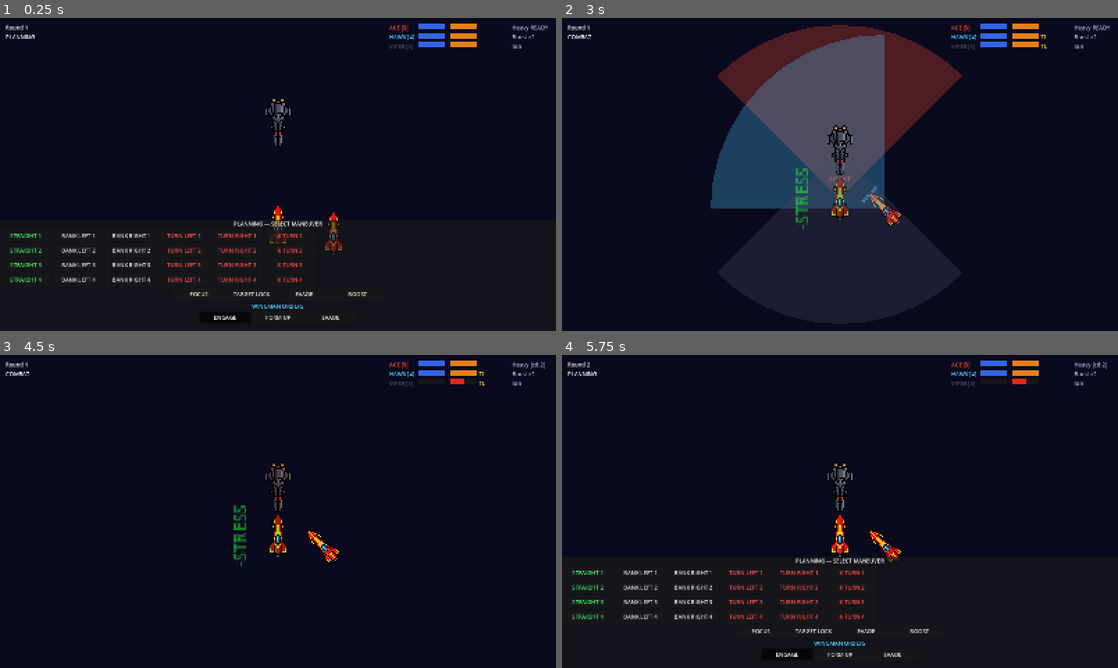
Above: before the commit, frames 1-4 (two rows, left to right).
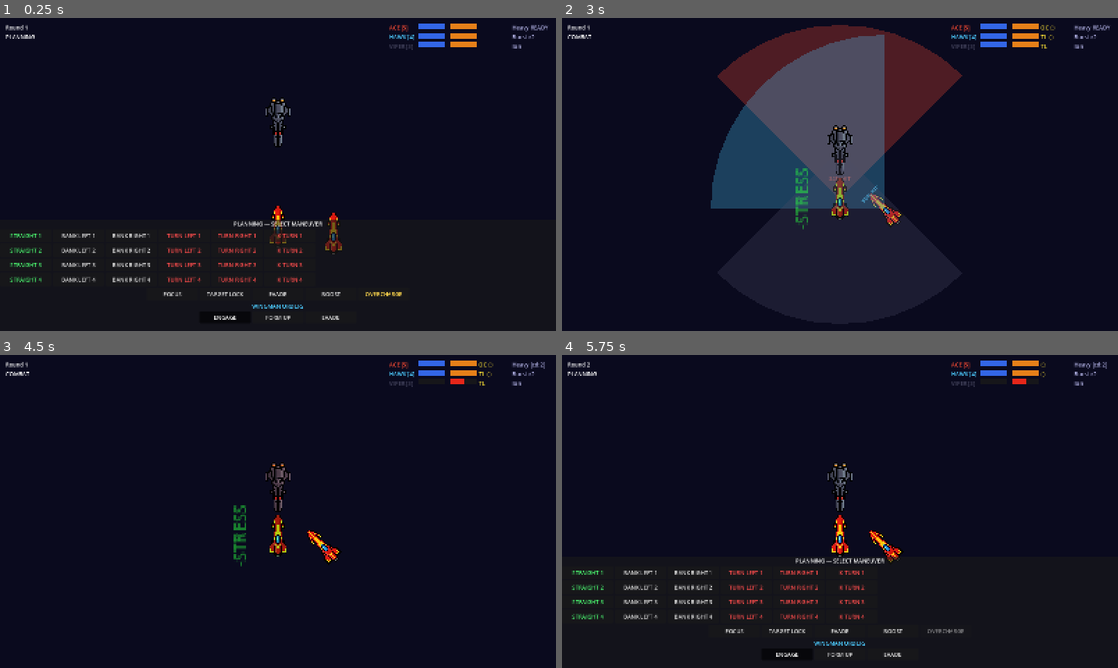
Above: after the commit, the same moments.

Repository: kavemankai/JaggedBuild
Game: Godot game, scene res://scenes/Main.tscn
Same seed, same stepped clock (60 frames per second), same inputs: the game is played once before the commit and once after it.
Inputs (mouse positions are in pixels of both pictures, inside the frame that each line leads up to):
- Up to frame 1 (0.25 s): no input
- Up to frame 2 (3 s): click (945, 293) at 0.5 s, where only the run after the commit has a clickable "OVERCHARGE"; click "STRAIGHT 1" at 1.25 s; tap Enter at 2 s; move the mouse to (962, 158) at 2.02 s; move the mouse to (728, 190) at 2.77 s
- Up to frame 3 (4.5 s): tap Space at 3.5 s; move the mouse to (333, 442) at 3.52 s; tap Enter at 4.25 s; move the mouse to (250, 574) at 4.27 s
- Up to frame 4 (5.75 s): tap Space at 5 s; move the mouse to (1006, 558) at 5.02 s

The runs differ from the first frame. In frame 1, 0.4% of the frame differs, in the area x 29-73%, y 87-89%; in frame 2, less than 0.1%; in frame 3, less than 0.1%; in frame 4, 0.4%, in the area x 29-87%, y 2-89%.

Commit message:
Gates 12-13: Formation bonus and pilot abilities
Gate 12 - Formation:
- Allied ships within range gain a defensive bonus (-12% incoming hit)
- Formation state recomputed each combat; HUD shows hexagon marker
- Visual cyan tether drawn between formed-up allies

Gate 13 - Pilot abilities:
- Passives: MARKSMAN (+hit), EVASIVE (-incoming hit), STALWART (+1 hull), STEADY (+nerve)
- Active abilities (once per battle, usable while stressed): OVERCHARGE (+2 atk this round), BARREL_ROLL (evade + clear 1 stress)
- ABILITY action button added to SelectionPanel; AI uses abilities tactically
- ACE: OVERCHARGE, HAWK: EVASIVE+BARREL_ROLL, VIPER: MARKSMAN

Co-Authored-By: Claude Sonnet 4.6 <noreply@anthropic.com>

Diff:
--- a/scripts/AIController.gd
+++ b/scripts/AIController.gd
@@ -35,12 +35,22 @@
 
 
 func select_action(ai_ship: Ship, ships: Array) -> String:
+	var enemy := _nearest_enemy(ai_ship, ships)
+	var in_arc: bool = enemy != null and ManeuverSystem.is_in_firing_arc(ai_ship, enemy)
+
+	# Active ability (may be used while stressed)
+	if ai_ship.has_active_ability() and not ai_ship.ability_used:
+		var ab: String = ai_ship.get_active_ability()
+		if ab == "BARREL_ROLL" and ai_ship.stress > 0:
+			return "ABILITY"
+		if ab == "OVERCHARGE" and in_arc and ai_ship.stress == 0:
+			return "ABILITY"
+
 	if ai_ship.stress > 0 or ai_ship.is_ionized():
 		return ""
 	if ai_ship.order == "EVADE":
 		return "EVADE"
-	var enemy := _nearest_enemy(ai_ship, ships)
-	if enemy != null and ManeuverSystem.is_in_firing_arc(ai_ship, enemy):
+	if in_arc:
 		return "TARGET_LOCK" if ai_ship.target_lock == null else "FOCUS"
 	return "FOCUS"
 
--- a/scripts/ActionSystem.gd
+++ b/scripts/ActionSystem.gd
@@ -4,7 +4,8 @@
 func execute_actions(ships: Array) -> void:
 	for ship in ships:
 		var s: Ship = ship as Ship
-		if s.is_destroyed or s.stress > 0:
+		# Stressed ships may still trigger an active ability, but no other action.
+		if s.is_destroyed or (s.stress > 0 and s.selected_action != "ABILITY"):
 			s.selected_action = ""
 			continue
 		match s.selected_action:
@@ -16,6 +17,8 @@
 				s.target_lock = _nearest_enemy(s, ships)
 			"BOOST":
 				await _execute_boost(s)
+			"ABILITY":
+				_execute_ability(s)
 		s.selected_action = ""
 
 
@@ -33,6 +36,19 @@
 	return best
 
 
+func _execute_ability(ship: Ship) -> void:
+	if ship.ability_used:
+		return
+	match ship.get_active_ability():
+		"OVERCHARGE":
+			ship.overcharged = true
+		"BARREL_ROLL":
+			ship.evade_token = true
+			if ship.stress > 0:
+				ship.stress -= 1
+	ship.ability_used = true
+
+
 func _execute_boost(ship: Ship) -> void:
 	var boost_m := Maneuver.new()
 	boost_m.bearing = "STRAIGHT"
--- a/scripts/CombatSystem.gd
+++ b/scripts/CombatSystem.gd
@@ -15,6 +15,13 @@
 const BURST_ATK_RATIO: float = 0.6
 const HEAVY_DAMAGE: int = 3
 const HEAVY_COOLDOWN_TURNS: int = 2
+
+const FORMATION_RANGE: float = 190.0
+const FORMATION_DEF_BONUS: float = 0.12
+
+const MARKSMAN_BONUS: float = 0.08
+const EVASIVE_BONUS: float = 0.08
+const OVERCHARGE_ATK: int = 2
 
 
 func calculate_hit_chance(attacker: Ship, defender: Ship, atk_override: int = -1) -> float:
@@ -55,6 +62,14 @@
 		final_chance -= EVADE_TOKEN_REDUCTION
 	if defender.focus_token:
 		final_chance -= FOCUS_EVADE_BONUS
+	if defender.in_formation:
+		final_chance -= FORMATION_DEF_BONUS
+
+	# Passive perks
+	if attacker.get_passive() == "MARKSMAN":
+		final_chance += MARKSMAN_BONUS
+	if defender.get_passive() == "EVASIVE":
+		final_chance -= EVASIVE_BONUS
 
 	return clampf(final_chance, HIT_CHANCE_MIN, HIT_CHANCE_MAX)
 
@@ -81,9 +96,10 @@
 		return []
 	var w: Weapon = attacker.weapon as Weapon
 	var wtype: Weapon.Type = w.weapon_type if w != null else Weapon.Type.CANNONS
+	var oc: int = OVERCHARGE_ATK if attacker.overcharged else 0
 	match wtype:
 		Weapon.Type.BURST:
-			var burst_atk: int = maxi(1, floori(float(attacker.attack) * BURST_ATK_RATIO))
+			var burst_atk: int = maxi(1, floori(float(attacker.attack) * BURST_ATK_RATIO)) + oc
 			var chance: float = calculate_hit_chance(attacker, defender, burst_atk)
 			return [
 				{"chance": chance, "damage": 1, "ion": 0, "hit": false},
@@ -92,11 +108,11 @@
 		Weapon.Type.HEAVY:
 			if attacker.heavy_cooldown > 0:
 				return []
-			return [{"chance": calculate_hit_chance(attacker, defender), "damage": HEAVY_DAMAGE, "ion": 0, "hit": false}]
+			return [{"chance": calculate_hit_chance(attacker, defender, attacker.attack + oc), "damage": HEAVY_DAMAGE, "ion": 0, "hit": false}]
 		Weapon.Type.ION:
-			return [{"chance": calculate_hit_chance(attacker, defender), "damage": 1, "ion": 1, "hit": false}]
+			return [{"chance": calculate_hit_chance(attacker, defender, attacker.attack + oc), "damage": 1, "ion": 1, "hit": false}]
 		_:  # CANNONS default
-			return [{"chance": calculate_hit_chance(attacker, defender), "damage": 1, "ion": 0, "hit": false}]
+			return [{"chance": calculate_hit_chance(attacker, defender, attacker.attack + oc), "damage": 1, "ion": 0, "hit": false}]
 
 
 func _display_chance(shots: Array) -> float:
@@ -115,6 +131,16 @@
 	return "RELOADING [%d]" % ship.heavy_cooldown
 
 
+func _has_nearby_ally(ship: Ship, ships: Array) -> bool:
+	for s in ships:
+		var t: Ship = s as Ship
+		if t == ship or t.is_destroyed or t.team != ship.team:
+			continue
+		if ship.global_position.distance_to(t.global_position) <= FORMATION_RANGE:
+			return true
+	return false
+
+
 func pick_target(shooter: Ship, ships: Array) -> Ship:
 	var best: Ship = null
 	var best_dist: float = INF
@@ -136,11 +162,12 @@
 	if alive.size() < 2:
 		return
 
-	# Tick heavy weapon cooldowns
+	# Tick heavy weapon cooldowns and recompute formation state
 	for s in alive:
 		var sh: Ship = s as Ship
 		if sh.heavy_cooldown > 0:
 			sh.heavy_cooldown -= 1
+		sh.in_formation = _has_nearby_ally(sh, ships)
 
 	# Each shooter picks a target and builds its shots
 	var engagements: Array = []  # { shooter, target, shots, used_lock }
@@ -199,6 +226,7 @@
 		var sh: Ship = s as Ship
 		sh.focus_token = false
 		sh.evade_token = false
+		sh.overcharged = false
 	for e in engagements:
 		if e.used_lock:
 			e.shooter.target_lock = null
--- a/scripts/HUD.gd
+++ b/scripts/HUD.gd
@@ -147,6 +147,10 @@
 		parts.append("E")
 	if ship.target_lock != null:
 		parts.append("TL")
+	if ship.overcharged:
+		parts.append("OC")
+	if ship.in_formation:
+		parts.append("⬡")
 	return " ".join(parts)
 
 
--- a/scripts/Main.gd
+++ b/scripts/Main.gd
@@ -50,6 +50,7 @@
 	player_pilot.accuracy = 1.1
 	player_pilot.agility = 1.0
 	player_pilot.nerve = 0.3
+	player_pilot.active_ability = "OVERCHARGE"
 	player_ship.pilot = player_pilot
 
 	var wing_pilot := Pilot.new()
@@ -58,6 +59,8 @@
 	wing_pilot.accuracy = 1.0
 	wing_pilot.agility = 1.0
 	wing_pilot.nerve = 0.2
+	wing_pilot.passive = "EVASIVE"
+	wing_pilot.active_ability = "BARREL_ROLL"
 	wing_ship.pilot = wing_pilot
 
 	var ai_pilot := Pilot.new()
@@ -66,7 +69,11 @@
 	ai_pilot.accuracy = 1.0
 	ai_pilot.agility = 1.1
 	ai_pilot.nerve = 0.1
+	ai_pilot.passive = "MARKSMAN"
 	ai_ship.pilot = ai_pilot
+
+	for ship in [player_ship, wing_ship, ai_ship]:
+		(ship as Ship).apply_setup_passives()
 
 	_ships = [player_ship, wing_ship, ai_ship]
 
@@ -94,6 +101,21 @@
 		selection_panel.force_ion_confirm()
 
 
+func _process(_delta: float) -> void:
+	queue_redraw()
+
+
+func _draw() -> void:
+	for i in range(_ships.size()):
+		for j in range(i + 1, _ships.size()):
+			var a: Ship = _ships[i] as Ship
+			var b: Ship = _ships[j] as Ship
+			if a.is_destroyed or b.is_destroyed or a.team != b.team:
+				continue
+			if a.global_position.distance_to(b.global_position) <= CombatSystem.FORMATION_RANGE:
+				draw_line(a.global_position, b.global_position, Color(0.3, 0.8, 1.0, 0.22), 2.0)
+
+
 func _on_resolution_started() -> void:
 	selection_panel.visible = false
 
--- a/scripts/Pilot.gd
+++ b/scripts/Pilot.gd
@@ -8,3 +8,8 @@
 @export var nerve: float = 0.0    # 0-1, chance to ignore stress on red maneuver
 @export var xp: int = 0
 @export var status: String = "healthy"  # "healthy", "injured", "dead"
+
+# Always-on perk. One of: "", "MARKSMAN", "EVASIVE", "STALWART", "STEADY"
+@export var passive: String = ""
+# Once-per-battle action. One of: "", "OVERCHARGE", "BARREL_ROLL"
+@export var active_ability: String = ""
--- a/scripts/SelectionPanel.gd
+++ b/scripts/SelectionPanel.gd
@@ -54,6 +54,8 @@
 		child.queue_free()
 
 	var actions := [["FOCUS", "FOCUS"], ["TARGET LOCK", "TARGET_LOCK"], ["EVADE", "EVADE"], ["BOOST", "BOOST"]]
+	if ship.has_active_ability():
+		actions.append([ship.get_active_ability().replace("_", " "), "ABILITY"])
 	for entry in actions:
 		var label: String = entry[0]
 		var key: String = entry[1]
@@ -62,6 +64,8 @@
 		btn.custom_minimum_size = Vector2(148, 38)
 		btn.toggle_mode = true
 		btn.set_meta("action_key", key)
+		if key == "ABILITY":
+			btn.add_theme_color_override("font_color", Color(1.0, 0.85, 0.3, 1.0))
 		btn.toggled.connect(_on_action_toggled.bind(key))
 		_action_row.add_child(btn)
 
@@ -165,7 +169,11 @@
 			child.modulate = Color(1.0, 1.0, 1.0, 0.45) if (stressed and is_red) else Color.WHITE
 	for child in _action_row.get_children():
 		if child is Button:
-			child.disabled = stressed
+			var is_ability: bool = child.get_meta("action_key", "") == "ABILITY"
+			if is_ability:
+				child.disabled = ship != null and ship.ability_used
+			else:
+				child.disabled = stressed
 			child.button_pressed = false
 
 
--- a/scripts/Ship.gd
+++ b/scripts/Ship.gd
@@ -27,11 +27,14 @@
 var was_bumped: bool = false
 var stress: int = 0
 var ion_tokens: int = 0
+var in_formation: bool = false
 var focus_token: bool = false
 var evade_token: bool = false
 var target_lock: Ship = null
 var selected_action: String = ""
 var order: String = "ENGAGE"
+var ability_used: bool = false
+var overcharged: bool = false
 var _arc_pts: Array = []
 
 @onready var _body: Sprite2D = $Body
@@ -97,12 +100,36 @@
 
 func get_nerve() -> float:
 	var p: Pilot = pilot as Pilot
-	return p.nerve if p != null else 0.0
+	var base: float = p.nerve if p != null else 0.0
+	if get_passive() == "STEADY":
+		base += 0.25
+	return clampf(base, 0.0, 1.0)
 
 
 func get_pilot_name() -> String:
 	var p: Pilot = pilot as Pilot
 	return p.pilot_name if p != null else "Unknown"
+
+
+func get_passive() -> String:
+	var p: Pilot = pilot as Pilot
+	return p.passive if p != null else ""
+
+
+func get_active_ability() -> String:
+	var p: Pilot = pilot as Pilot
+	return p.active_ability if p != null else ""
+
+
+func has_active_ability() -> bool:
+	return get_active_ability() != ""
+
+
+# Applies one-time setup perks (e.g. bonus hull). Call after pilot is assigned.
+func apply_setup_passives() -> void:
+	match get_passive():
+		"STALWART":
+			hull += 1
 
 
 func is_ionized() -> bool:
